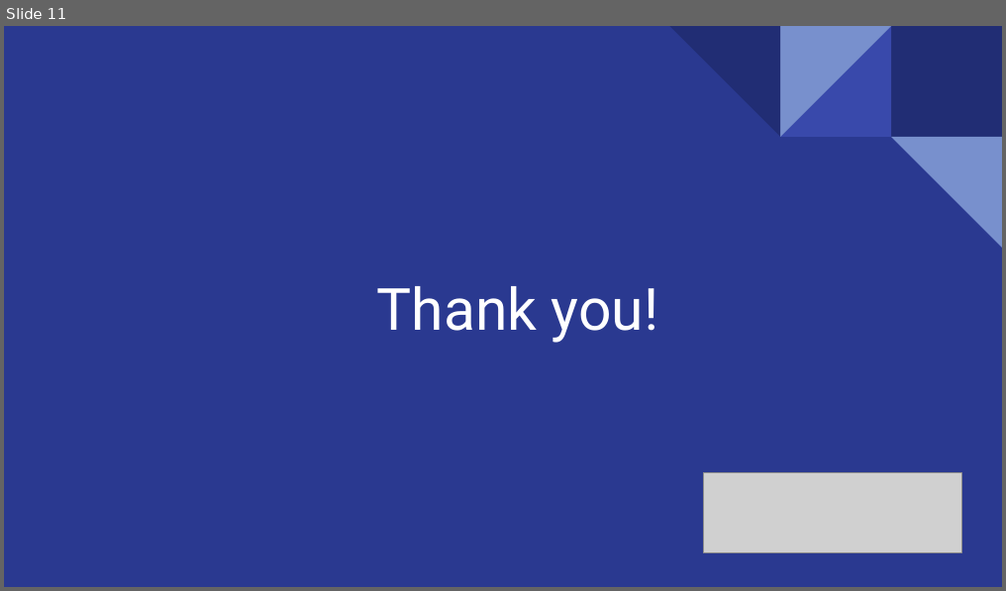
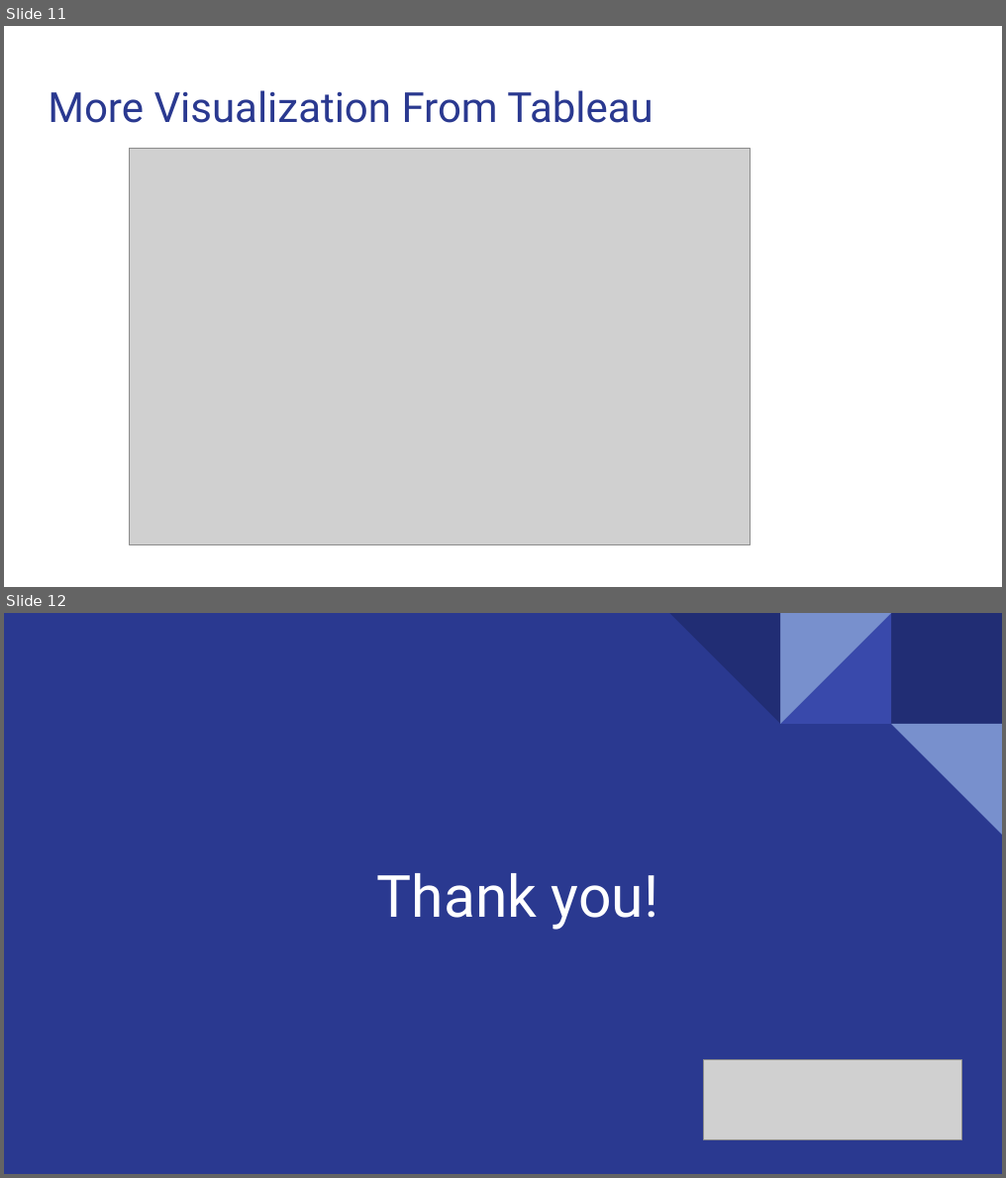
Before and after one commit to ZeyuLiu1996/Steam-Macro-Market-Analysis, a slide deck: doc/Steam_DA_overview.pptx. Shown one above the other, each under a label of ours: slide 11 before the commit, slides 11 and 12 after it. The pictures are 1006x591 and 1006x1178 pixels, drawn with LibreOffice and Linux fonts; fonts in the diff are those of the drawing; grey boxes stand for pictures. Boxes give left, top, right and bottom in pixels: in the first picture for what was removed or moved away, otherwise in the second. Text is boxed around its words. In the diff, an @@ line names an element or a change of style, - is before the commit and + after.

Commit message:
Update Tableau stuffs

```diff
--- a/doc/Steam_DA_overview.pptx
+++ b/doc/Steam_DA_overview.pptx
@@ slide 11 added at [4, 26, 1002, 587], background #FFFFFF @@
@@ title added at [48, 90, 652, 123], 30 pt, text #2A3990 @@
+More Visualization From Tableau
@@ picture added at [130, 148, 749, 545] @@
@@ what was slide 11 is now slide 12 @@
```
Also in this commit, not shown: 1 slide changed, 6 other files.
